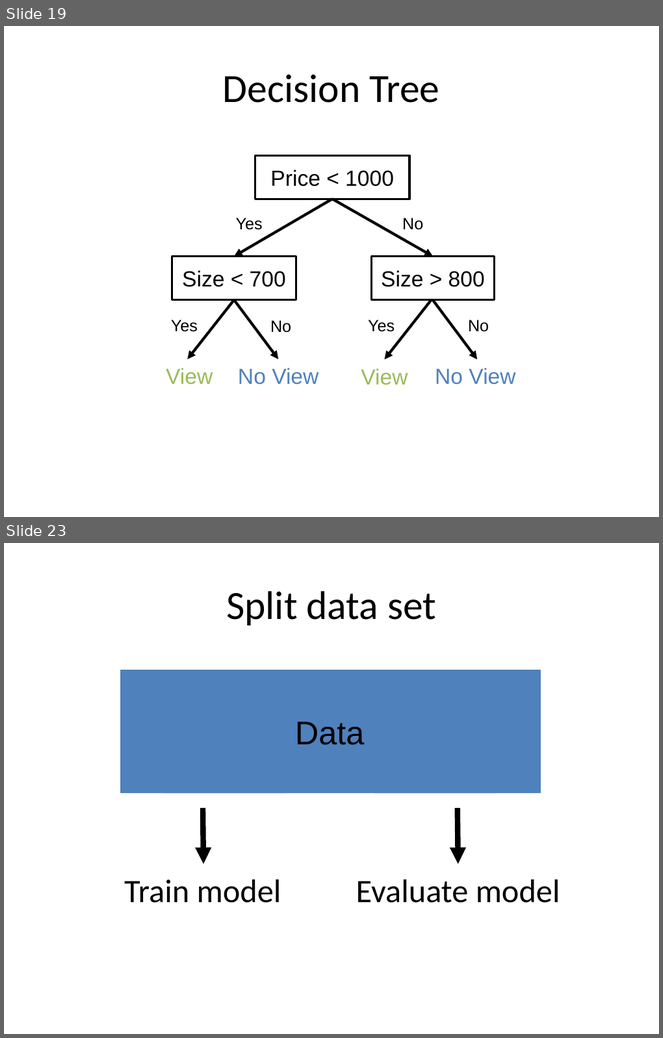
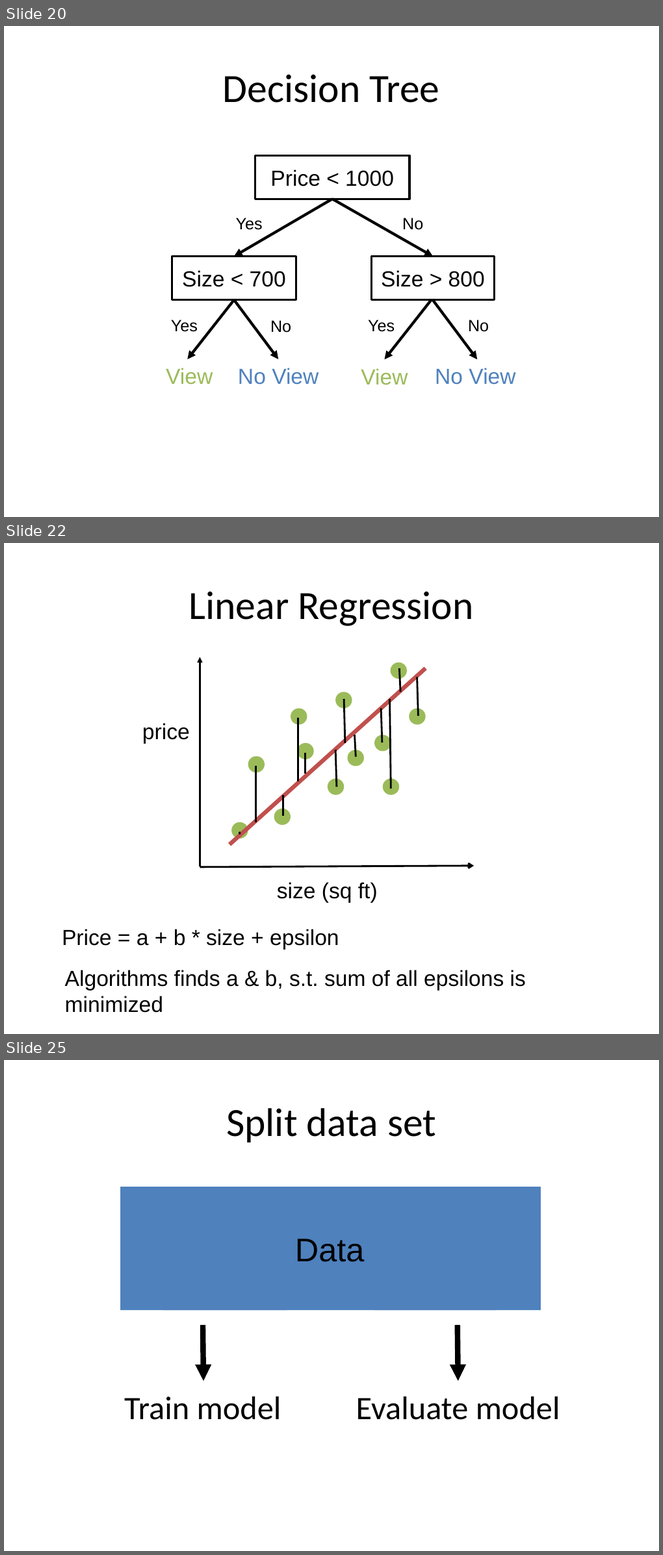
Before and after one commit to aloksharma1993/techfest-ml-tutorial, a slide deck: Techfest_ML.pptx. Shown one above the other, each under a label of ours: slides 19 and 23 before the commit, slides 20, 22 and 25 after it; the slides between them are not shown. The pictures are 663x1038 and 663x1555 pixels, drawn with LibreOffice and Linux fonts; fonts in the diff are those of the drawing. Boxes give left, top, right and bottom in pixels: in the first picture for what was removed or moved away, otherwise in the second. Text is boxed around its words. In the diff, an @@ line names an element or a change of style, - is before the commit and + after.

```diff
--- a/Techfest_ML.pptx
+++ b/Techfest_ML.pptx
@@ slide 22 added at (x1=4, y1=543, x2=659, y2=1034), background #FFFFFF @@
@@ title added at (x1=189, y1=591, x2=473, y2=626), 44 pt, text #000000 @@
+Linear Regression
@@ line added from (230, 845) to (426, 668), #C0504D 4.5 pt @@
@@ group added at (x1=240, y1=668, x2=418, y2=835): 12 lines @@
@@ text added at (x1=142, y1=723, x2=190, y2=744), 24 pt, text #000000 @@
+price
@@ group added at (x1=200, y1=657, x2=474, y2=867): 12 ellipses, 2 arrows @@
@@ text added at (x1=277, y1=882, x2=378, y2=903), 24 pt, text #000000 @@
+size (sq ft)
@@ text added at (x1=62, y1=929, x2=339, y2=950), 24 pt, text #000000 @@
+Price = a + b * size + epsilon
@@ text added at (x1=65, y1=970, x2=526, y2=1013), 24 pt, text #000000 @@
+Algorithms finds a & b, s.t. sum of all epsilons is minimized
@@ what was slide 19 is now slide 20 @@
@@ what was slide 23 is now slide 25 @@
```
Also in this commit, not shown: 17 slides changed, 3 other slides added.
